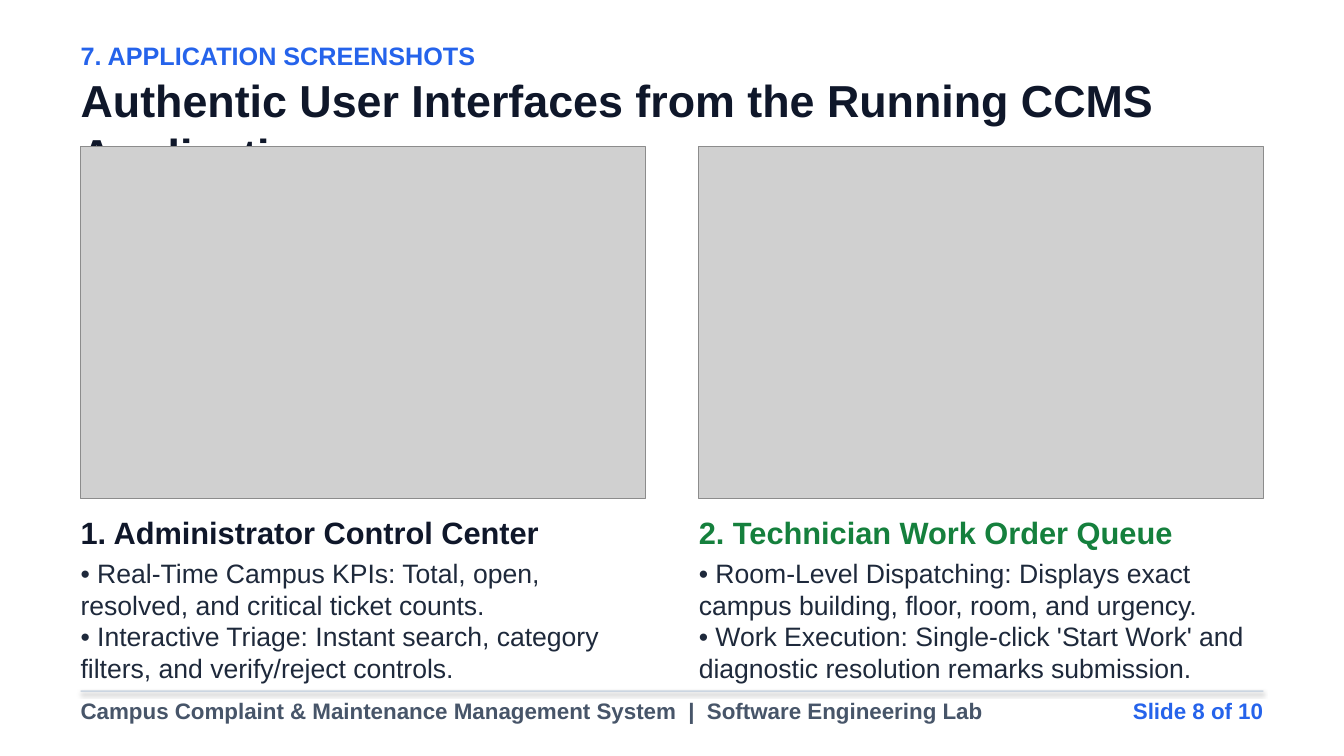
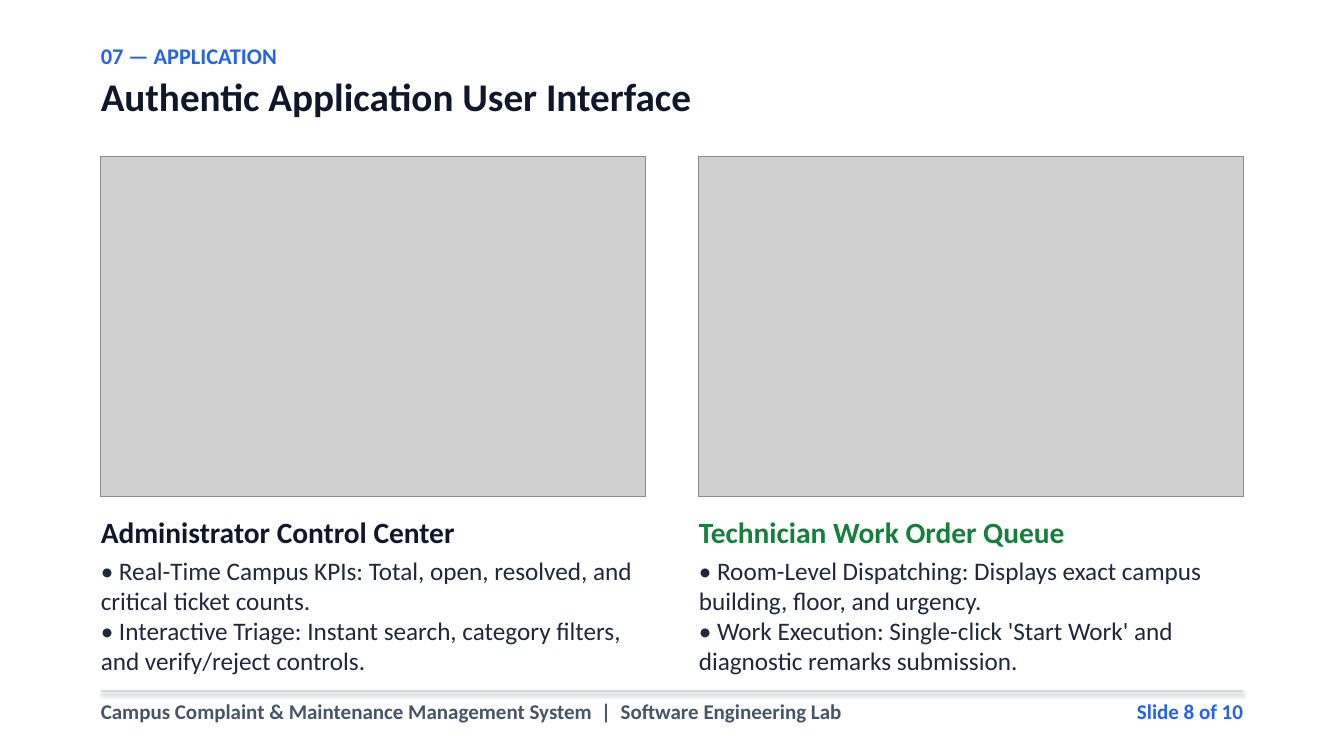
Before and after one commit to karthikeyangullipalli/Campus-Complaint-Maintenance-Management-System, a slide deck: slide 8 of Campus_Complaint_Management_System_Mini_Project_Presentation.pptx. Drawn at 1344x756 pixels with LibreOffice and Linux fonts; fonts in the diff are those of the drawing; grey boxes stand for pictures. Boxes give left, top, right and bottom in pixels: in the first picture for what was removed or moved away, otherwise in the second. Text is boxed around its words. In the diff, an @@ line names an element or a change of style, - is before the commit and + after.

Commit message:
Rebuild CCMS presentation with clean engineering visual hierarchy, zero card grids, and verified non-overlapping geometry

```diff
--- a/Campus_Complaint_Management_System_Mini_Project_Presentation.pptx
+++ b/Campus_Complaint_Management_System_Mini_Project_Presentation.pptx
@@ text at box(101, 49, 277, 64): text changed; size 18 to 16 pt; font Arial to Calibri @@
-7. APPLICATION SCREENSHOTS
+07 — APPLICATION
@@ text at box(101, 83, 691, 117): text changed; size 32 to 28 pt; font Arial to Calibri @@
-Authentic User Interfaces from the Running CCMS Application
+Authentic Application User Interface
@@ picture: place and size @@
-picture at box(81, 146, 645, 499)
+picture at box(101, 156, 645, 497)
@@ picture: place and size @@
-picture at box(699, 146, 1263, 499)
+picture at box(699, 156, 1243, 497)
@@ text at box(101, 522, 455, 544): text changed; size 22 to 21 pt; font Arial to Calibri @@
-1. Administrator Control Center
+Administrator Control Center
@@ text "Administrator Control Center": place and size @@
-text "Administrator Control Center" at box(81, 521, 599, 684)
+text "Administrator Control Center" at box(101, 522, 632, 675)
@@ text at box(699, 522, 1201, 675): text changed; size 19 to 18 pt; font Arial to Calibri @@
-2. Technician Work Order Queue
-• Room-Level Dispatching: Displays exact campus building, floor, room, and urgency.
-• Work Execution: Single-click 'Start Work' and diagnostic resolution remarks submission.
+Technician Work Order Queue
+• Room-Level Dispatching: Displays exact campus building, floor, and urgency.
+• Work Execution: Single-click 'Start Work' and diagnostic remarks submission.
@@ text at box(101, 562, 632, 675): size 19 to 18 pt, font Arial to Calibri in "• Real-Time Campus KPIs: Total, open, resolved, ..." @@
@@ text "Campus Complaint & Maintenance Management ...": place and size @@
-text "Campus Complaint & Maintenance Management ..." at box(81, 702, 983, 724)
+text "Campus Complaint & Maintenance Management ..." at box(101, 704, 841, 723)
@@ text "Campus Complaint & Maintenance Management ..." at box(101, 704, 841, 723): size 16 to 15 pt, font Arial to Calibri @@
@@ rectangle: place and size @@
-rectangle at box(81, 691, 1263, 692)
+rectangle at box(101, 691, 1243, 692)
@@ text "Slide 8 of 10" at box(1137, 704, 1243, 719): size 16 to 15 pt, font Arial to Calibri @@
```
Also in this commit, not shown: 8 other slides changed, 1 slide added, 1 slide removed, 1 other file.
